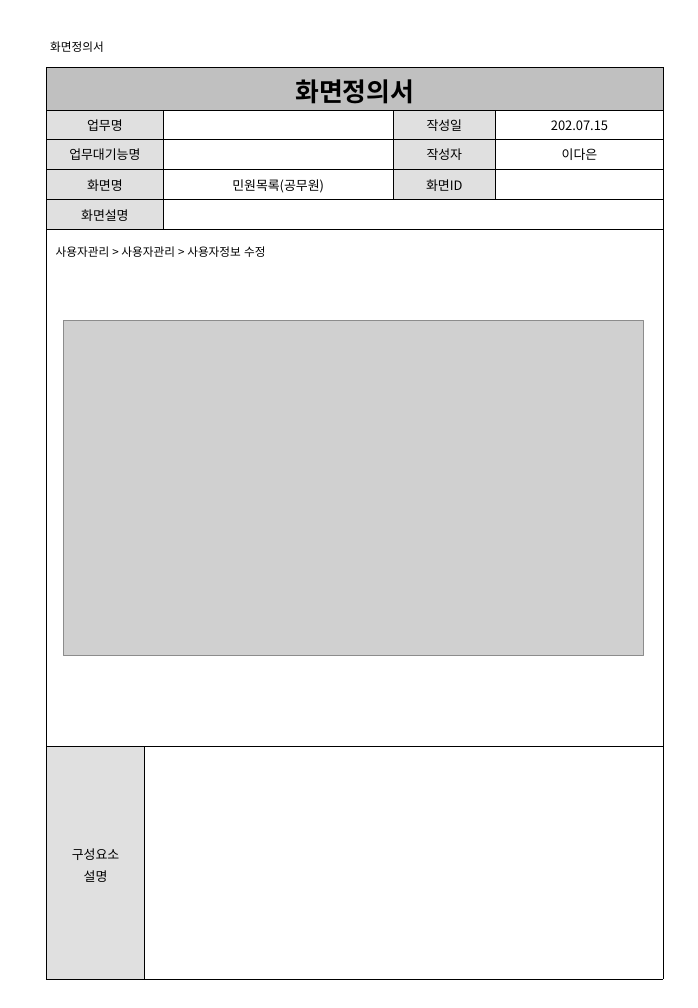
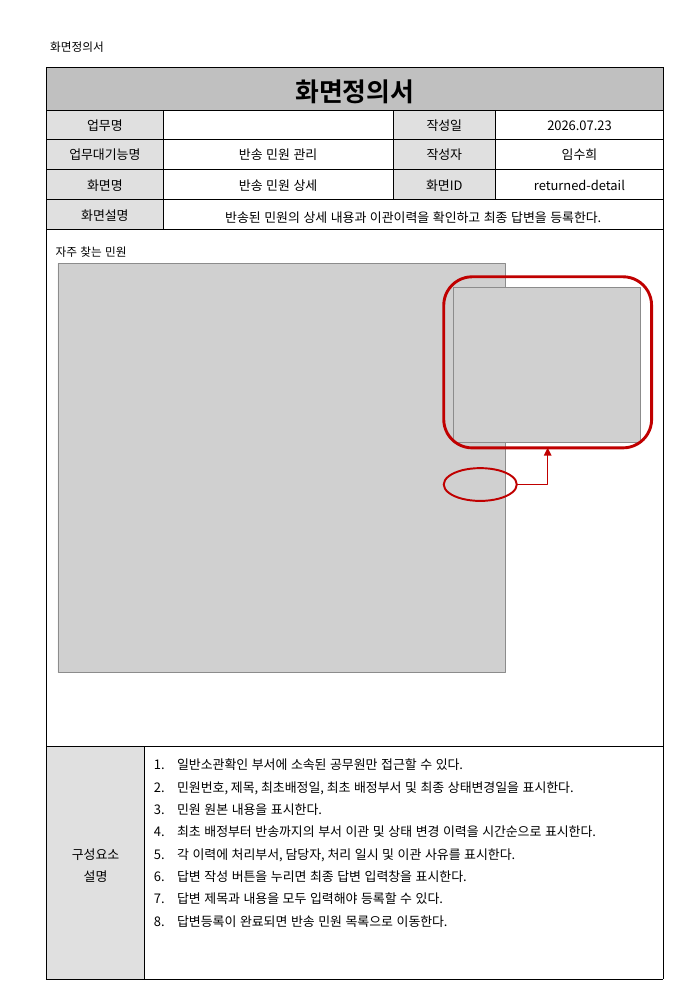
Before and after one commit to shintra0070-commits/PROJECT, a slide deck: slide 18 of 민원 업무 자동화 플랫폼/PROJECT/산출물/03_화면정의서.ppt (slide 16 before the commit). Drawn at 698x1008 pixels with LibreOffice and Linux fonts; fonts in the diff are those of the drawing; grey boxes stand for pictures. Boxes give left, top, right and bottom in pixels: in the first picture for what was removed or moved away, otherwise in the second. Text is boxed around its words. In the diff, an @@ line names an element or a change of style, - is before the commit and + after.

Commit message:
민원 업무 자동화 플랫폼

```diff
--- a/민원 업무 자동화 플랫폼/PROJECT/산출물/03_화면정의서.ppt
+++ b/민원 업무 자동화 플랫폼/PROJECT/산출물/03_화면정의서.ppt
@@ table at bbox=[47, 67, 664, 979] @@
-row 2, column 5: 202.07.15
+row 2, column 5: 2026.07.23
-row 3, column 3: 
+row 3, column 3: 반송 민원 관리
-row 3, column 5: 이다은
+row 3, column 5: 임수희
-row 4, column 3: 민원목록(공무원)
+row 4, column 3: 반송 민원 상세
-row 4, column 5: 
+row 4, column 5: returned-detail
-row 5, column 3: 
+row 5, column 3: 반송된 민원의 상세 내용과 이관이력을 확인하고 최종 답변을 등록한다.
-row 7, column 2: 
+row 7, column 2: 일반소관확인 부서에 소속된 공무원만 접근할 수 있다. / 민원번호, 제목, 최초배정일, 최초 배정부서 및 최종 상태변경일을 표시한다. / 민원 원본 내용을 표시한다. / 최초 배정부터 반송까지의 부서 이관 및 상태 변경 이력을 시간순으로 표시한다. / 각 이력에 처리부서, 담당자, 처리 일시 및 이관 사유를 표시한다. / 답변 작성 버튼을 누리면 최종 답변 입력창을 표시한다. / 답변 제목과 내용을 모두 입력해야 등록할 수 있다. / 답변등록이 완료되면 반송 민원 목록으로 이동한다.
@@ text at bbox=[56, 246, 126, 257]: text changed @@
-사용자관리 > 사용자관리 > 사용자정보 수정
+자주 찾는 민원
@@ picture: place and size @@
-picture at bbox=[63, 321, 644, 656]
+picture at bbox=[58, 263, 504, 672]
@@ rounded rectangle added at bbox=[444, 276, 651, 448], outline #C00000 2.24 pt @@
@@ picture added at bbox=[454, 288, 640, 443] @@
@@ elbow arrow added from (517, 485) to (547, 448), #C00000 0.74 pt @@
@@ ellipse added at bbox=[444, 468, 517, 501], outline #C00000 1.5 pt @@
```
Also in this commit, not shown: 17 other slides changed, 2 slides added, 7 slides removed.
